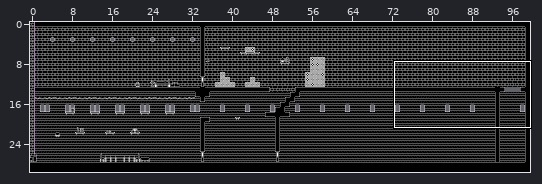
Two versions of a level (Tiled map (JSON), assets/levels/level_1.json). Above: a wide view before the commit, with the close-up outlined.
Close-up. First the earlier version:
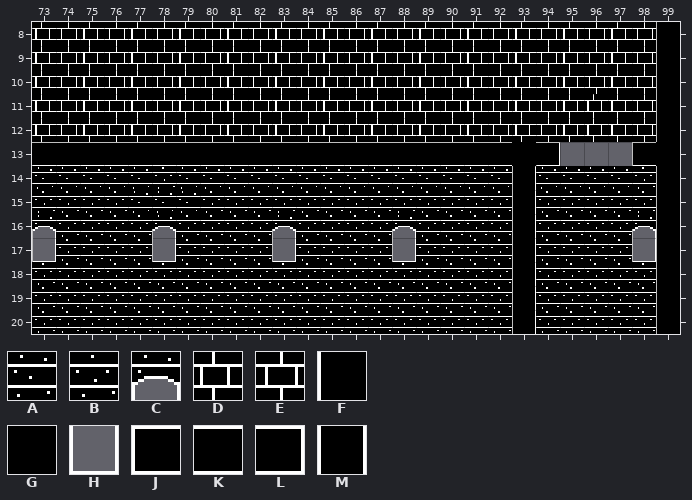
Cells are 16x16 px. Shown: x 73..99, y 8..20. The commit also changed other parts of the map, which this record leaves out.
Key: from "tileset": A 6, B 7, C 8, D 12, E 13, F 16, G 17, H 24, J 49, K 50, L 51, M 64.
_ is an empty cell, # one hidden under a higher layer.
Layers that did not change in this view are not listed.
Layer "Background" before, first column x 73:
 8 DEDEDEDEDEDEDEDEDEDEDEDEDE_
 9 DEDEDEDEDEDEDEDEDEDEDEDEDE_
10 DEDEDEDEDEDEDEDEDEDEDEDEDE_
11 DEDEDEDEDEDEDEDEDEDEDEDDDE_
12 DEDEDEDEDEDEDEDEDEDEDEDDDE_
13 ___________________________
14 AAAAABAAAAAAAAAAAAAA_AAAAB_
15 BBBBAAABBBBBBBBBBBBB_BBBBB#
16 CBBBBCBBBBCBBBBCBBBB_BBBBC#
17 HBBBBHBBBBHBBBBHBBBB_BBBBH#
18 BBBBBBBBBBBBBBBBBBBB_BBBBB#
19 BBBBBBBBBBBBBBBBBBBB_BBBBB#
20 BBBBBBBBBBBBBBBBBBBB_BBBBB#
Layer "Ground" before, first column x 73:
 8 __________________________F
 9 __________________________F
10 __________________________F
11 __________________________F
12 __________________________F
13 KKKKKKKKKKKKKKKKKKKKGL___JG
14 ____________________M_____F
15 ____________________M_____F
16 ____________________M_____F
17 ____________________M_____F
18 ____________________M_____F
19 ____________________M_____F
20 ____________________M_____F
After:
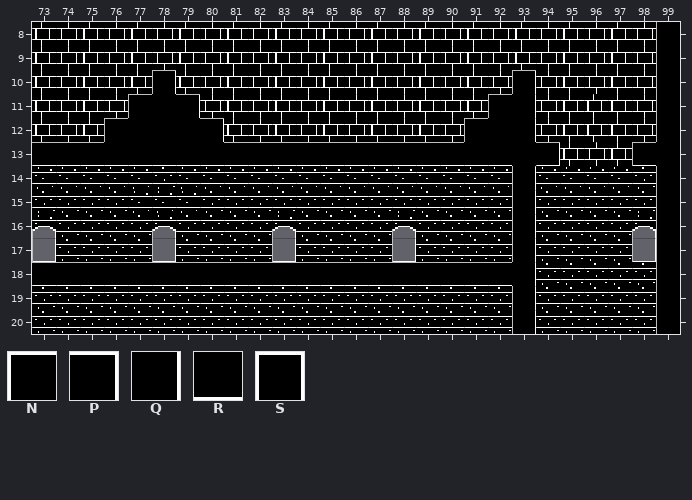
Further tiles: from "tileset": N 0, P 2, Q 18, R 33, S 48.
Changes in this commit:
{"where": "layer \"Background\""}
{"y":10,"x":78,"old":"E","new":"_"}
{"y":10,"x":93,"old":"D","new":"_"}
{"y":11,"x":77,"old":"DED","new":"___"}
{"y":11,"x":92,"old":"ED","new":"__"}
{"y":12,"x":76,"old":"EDEDE","new":"_____"}
{"y":12,"x":91,"old":"DED","new":"___"}
{"y":13,"x":95,"old":"___","new":"DED"}
{"where": "layer \"Ground\""}
{"y":10,"x":78,"old":"_","new":"S"}
{"y":10,"x":93,"old":"_","new":"S"}
{"y":11,"x":77,"old":"___","new":"NGP"}
{"y":11,"x":92,"old":"__","new":"NQ"}
{"y":12,"x":76,"old":"_____","new":"NGGGP"}
{"y":12,"x":91,"old":"___","new":"NGQ"}
{"y":13,"x":76,"old":"KKKKK","new":"RRRRR"}
{"y":13,"x":91,"old":"KK","new":"RR"}
{"y":18,"x":73,"old":"____________________M","new":"KKKKKKKKKKKKKKKKKKKKQ"}
